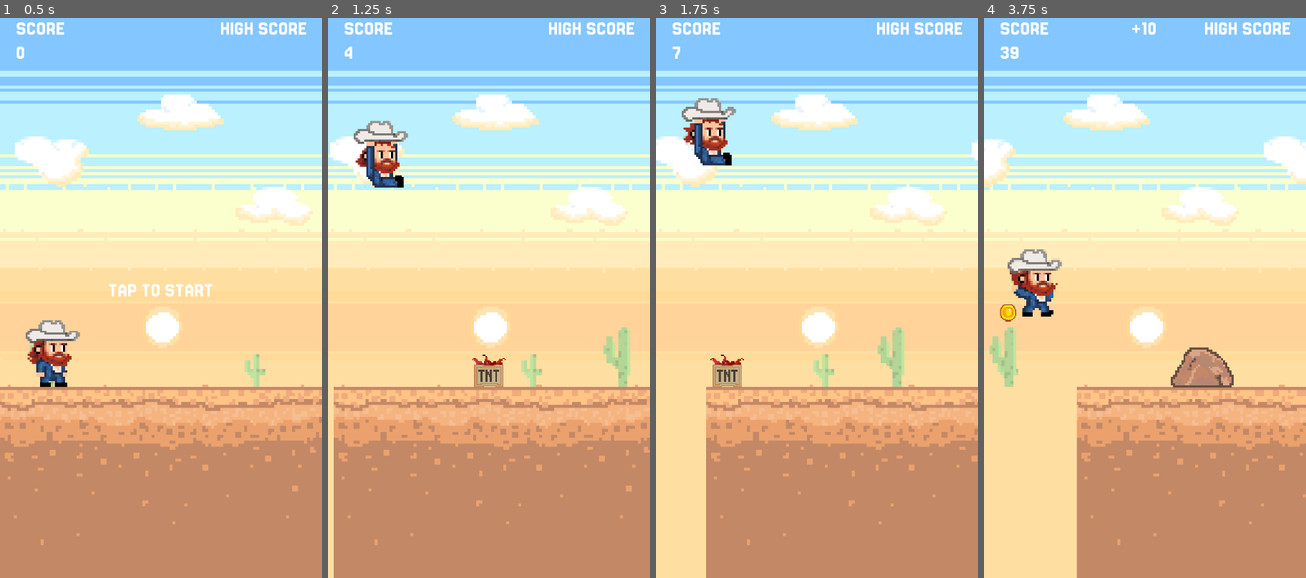
Above: before the commit, frames 1-4 (left to right).
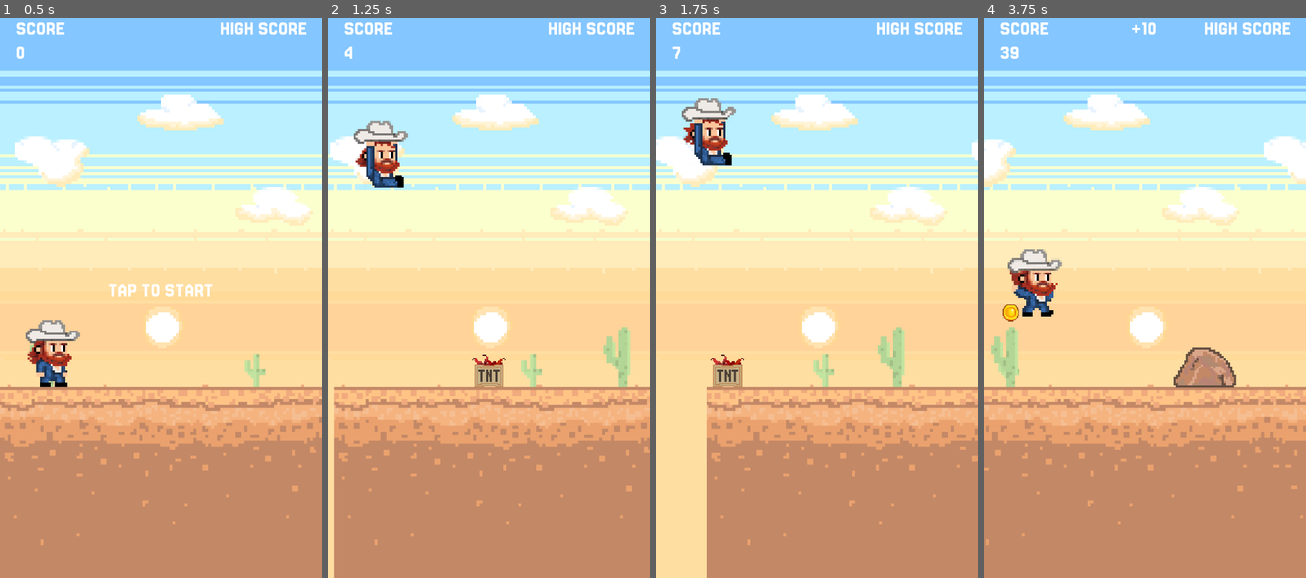
Above: after the commit, the same moments.

Repository: rgomezp/cowboy-game
Game: Godot game, scene res://scenes/main.tscn
The game is run twice, just before and just after one commit, with the same random seed, the same clock (stepped at 60 frames per second) and the same inputs.
Inputs:
- Up to frame 1 (0.5 s): no input
- Up to frame 2 (1.25 s): tap Enter (ui_accept) at 0.5, 0.77 s
- Up to frame 3 (1.75 s): tap Enter (ui_accept) at 1.52 s
- Up to frame 4 (3.75 s): hold Down (ui_down) 2.03-2.78 s; tap Enter (ui_accept) at 3.02 s

Frame 1 is identical in both runs. In frame 2, 0.1% of the frame differs, in the area x 1-54%, y 60-100%; in frame 3, 0.3%; in frame 4, 14%, in the area x 0-100%, y 13-100%.

Commit message:
Refactors speed calculation for clarity
Refactors the speed calculation logic to use integer division for the speed modifier, avoiding potential floating-point inaccuracies.

Also, changes the speed const to an Integer from Float

Diff:
--- a/scenes/main.gd
+++ b/scenes/main.gd
@@ -37,7 +37,7 @@
 const CAMERA_START_POS := Vector2i(540, 960)
 
 var speed : float
-const START_SPEED : float = 10.0
+const START_SPEED : int = 10
 const SPEED_MODIFIER : int = 20_000
 const MAX_SPEED : int = 15
 var screen_size : Vector2i
@@ -162,7 +162,8 @@
 func _process(delta: float) -> void:
 	if game_running:
 		# Calculate speed based on distance traveled, not score
-		speed = START_SPEED + distance / float(SPEED_MODIFIER)
+		@warning_ignore("integer_division")
+		speed = START_SPEED + distance / SPEED_MODIFIER
 		if speed > MAX_SPEED:
 			speed = MAX_SPEED
 
